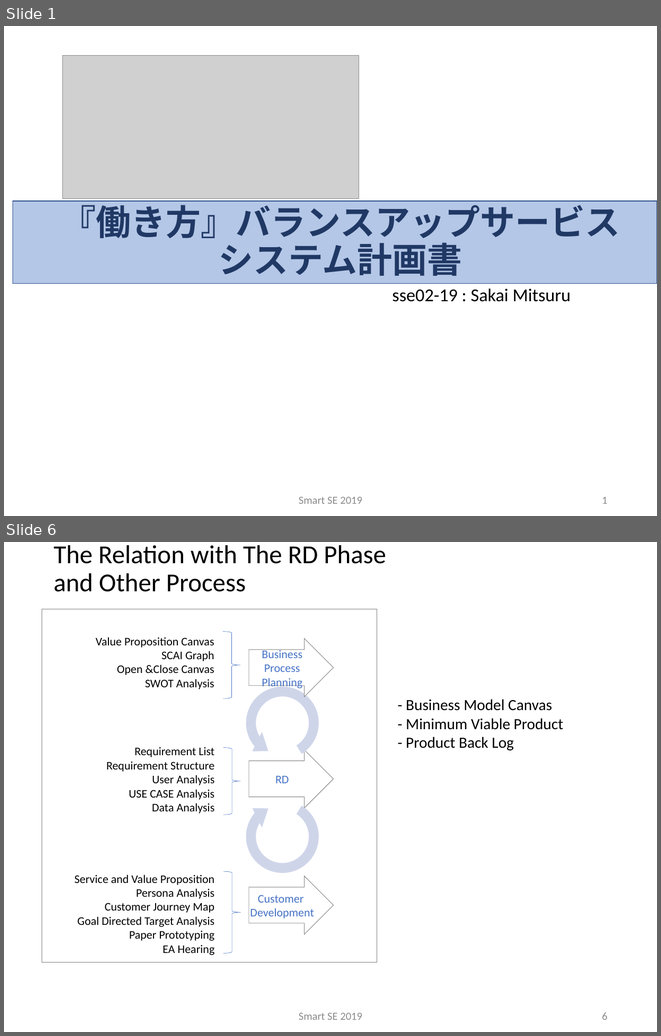
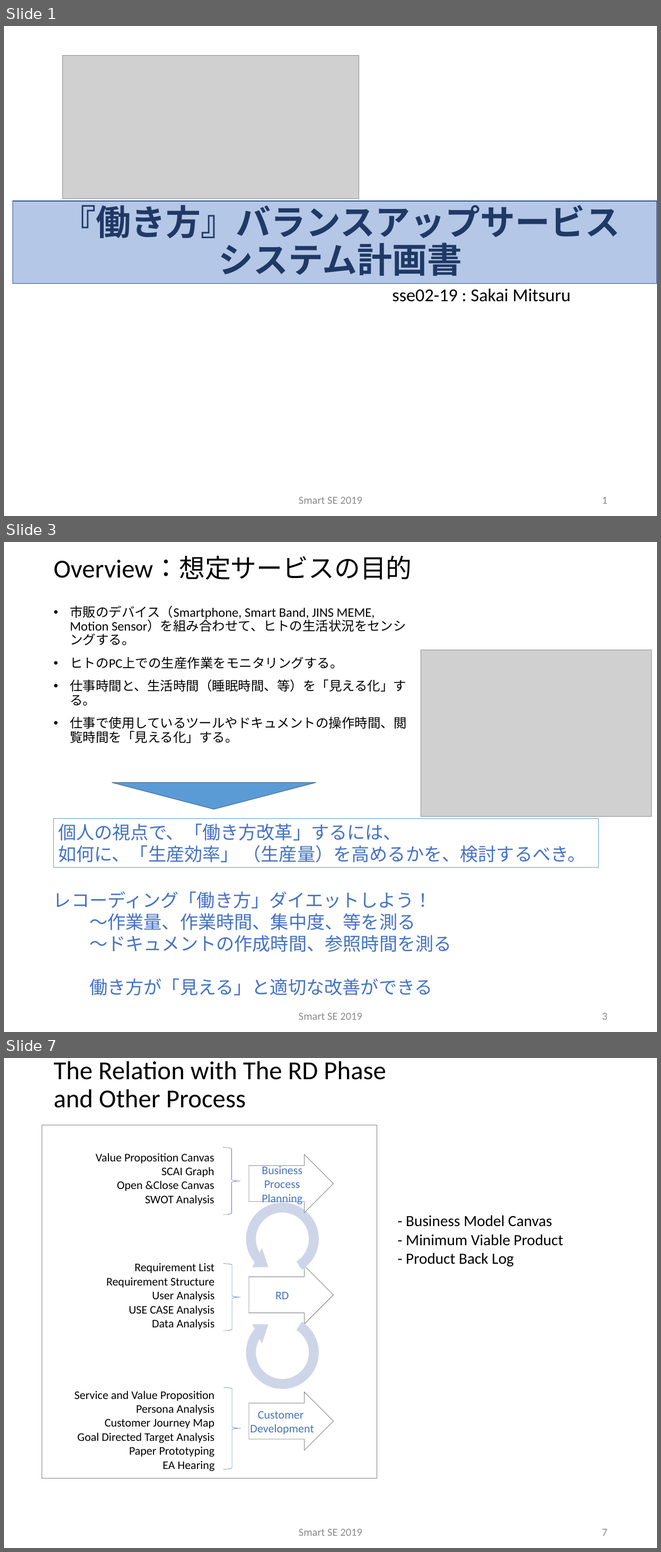
Before and after one commit to sakai-memoru/smartse19, a slide deck: _project_docs/SSE19_SPP.pptx. Shown one above the other, each under a label of ours: slides 1 and 6 before the commit, slides 1, 3 and 7 after it; the slides between them are not shown. The pictures are 661x1036 and 661x1552 pixels, drawn with LibreOffice and Linux fonts; fonts in the diff are those of the drawing; grey boxes stand for pictures; background and template pictures are left out. Boxes give left, top, right and bottom in pixels: in the first picture for what was removed or moved away, otherwise in the second. Text is boxed around its words. In the diff, an @@ line names an element or a change of style, - is before the commit and + after.

```diff
--- a/_project_docs/SSE19_SPP.pptx
+++ b/_project_docs/SSE19_SPP.pptx
@@ slide 3 added at (4,542,657,1032), background #FFFFFF @@
@@ title added at (54,556,412,580), 40 pt, text #000000 @@
+Overview：想定サービスの目的
@@ text added at (70,606,406,743), 20 pt, text #000000 @@
+• 市販のデバイス（Smartphone, Smart Band, JINS MEME, Motion Sensor）を組み合わせて、ヒトの生活状況をセンシングする。
+• ヒトのPC上での生産作業をモニタリングする。
+• 仕事時間と、生活時間（睡眠時間、等）を「見える化」する。
+• 仕事で使用しているツールやドキュメントの操作時間、閲覧時間を「見える化」する。
@@ picture added at (421,650,651,816) @@
@@ triangle added at (112,782,316,809), fill #5B9BD5, outline #43739E 1 pt @@
@@ rectangle added at (53,819,598,867), fill #FFFFFF, outline #5B9BD5 1 pt, 28 pt, text #4472C4 @@
+個人の視点で、「働き方改革」するには、
+如何に、「生産効率」 （生産量）を高めるかを、検討するべき。
@@ text added at (53,891,452,995), 28 pt, text #4472C4 @@
+レコーディング「働き方」ダイエットしよう！
+～作業量、作業時間、集中度、等を測る
+～ドキュメントの作成時間、参照時間を測る
+働き方が「見える」と適切な改善ができる
@@ text added at (299,1013,362,1020), 16.8 pt, text #8C8C8C @@
+Smart SE 2019
@@ page number added at (602,1013,607,1020), 16.8 pt, text #8C8C8C @@
+3
@@ what was slide 6 is now slide 7 @@
@@ page number at (602,1529,607,1536): text changed @@
-6
+7
```
Also in this commit, not shown: 5 slides changed, 2 other slides added, 3 slides removed, 10 other files.
